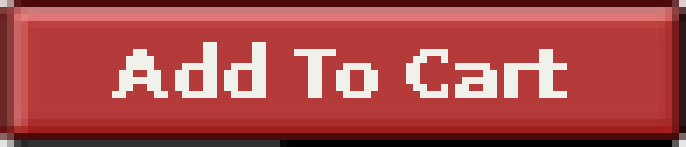
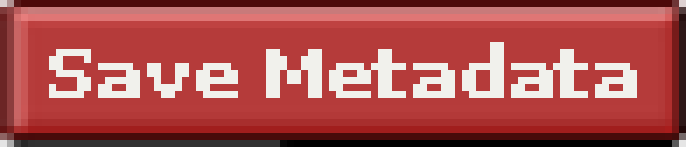
Revision of a layered 686x147 image; what changed, layer by layer:
hid "Add to cart" over [112, 42, 567, 98]
renamed "Edit Metadata" to "Save Metadata", showed it, painted on it over [49, 42, 637, 98]
